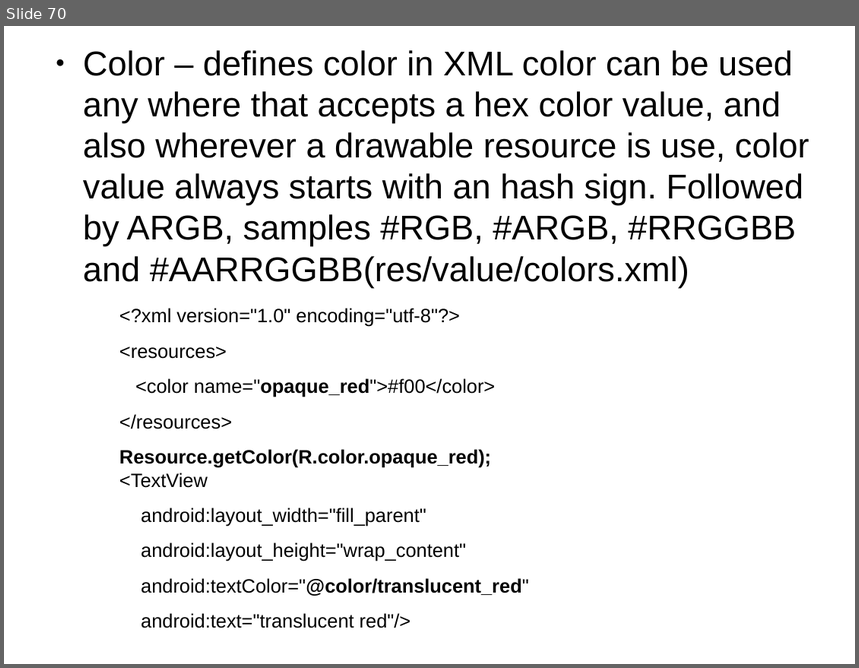
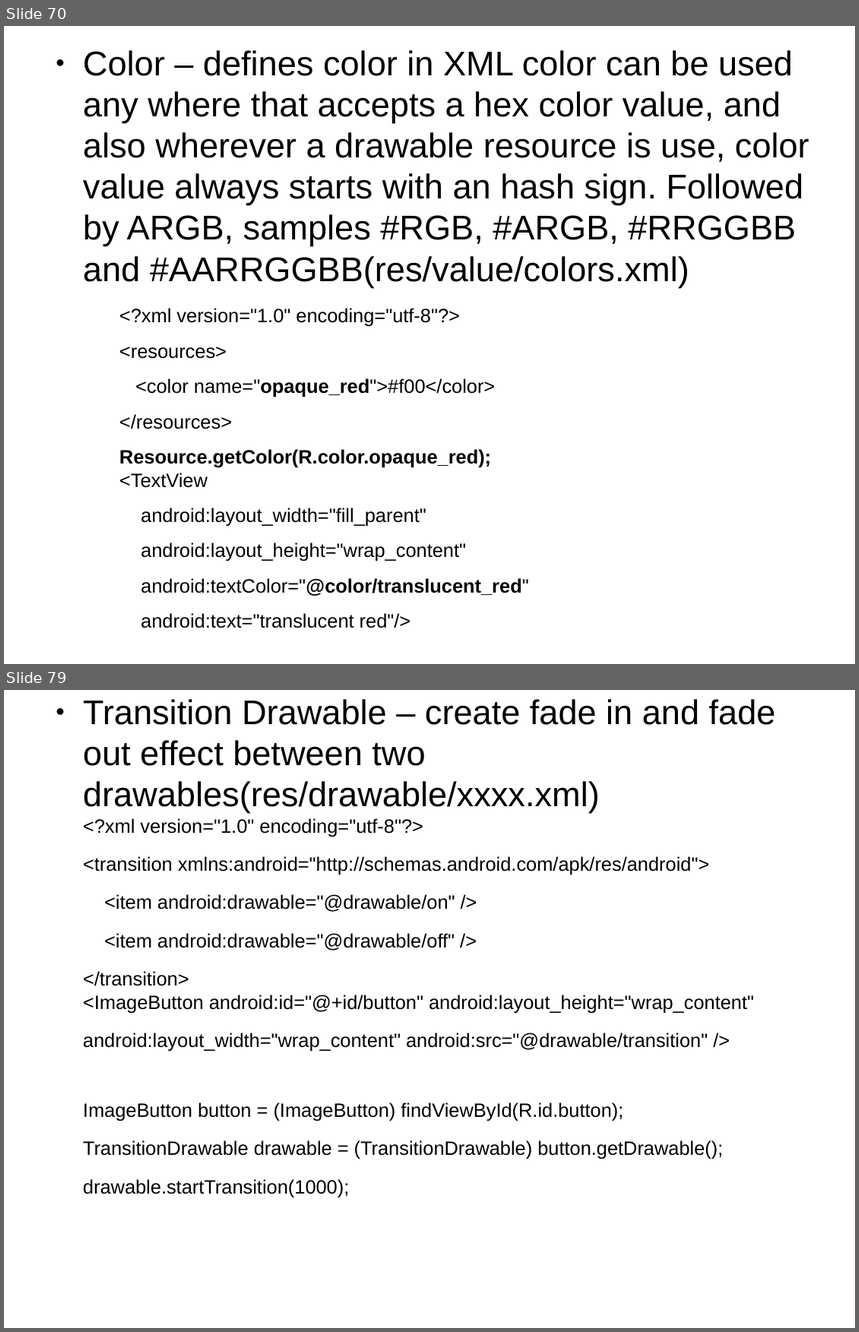
Before and after one commit to thegreatdao/testa, a slide deck: assets/android.odp. Shown one above the other, each under a label of ours: slide 70 before the commit, slides 70 and 79 after it; the slides between them are not shown. The pictures are 859x668 and 859x1332 pixels, drawn with LibreOffice and Linux fonts; fonts in the diff are those of the drawing. Boxes give left, top, right and bottom in pixels: in the first picture for what was removed or moved away, otherwise in the second. Text is boxed around its words. In the diff, an @@ line names an element or a change of style, - is before the commit and + after.

```diff
--- a/assets/android.odp
+++ b/assets/android.odp
@@ slide 79 added at bbox=[4, 690, 855, 1328], background #FFFFFF @@
@@ text added at bbox=[83, 699, 776, 1198], 18 pt, text #000000 @@
+● Transition Drawable – create fade in and fade out effect between two drawables(res/drawable/xxxx.xml)
+  <?xml version="1.0" encoding="utf-8"?>
+<transition xmlns:android="http://schemas.android.com/apk/res/android">
+<item android:drawable="@drawable/on" />
+<item android:drawable="@drawable/off" />
+</transition>
+<ImageButton android:id="@+id/button" android:layout_height="wrap_content"
+android:layout_width="wrap_content" android:src="@drawable/transition" />
+ImageButton button = (ImageButton) findViewById(R.id.button);
+TransitionDrawable drawable = (TransitionDrawable) button.getDrawable();
+drawable.startTransition(1000);
```
Also in this commit, not shown: 11 other slides added, 1 slide removed, 4 other files.
